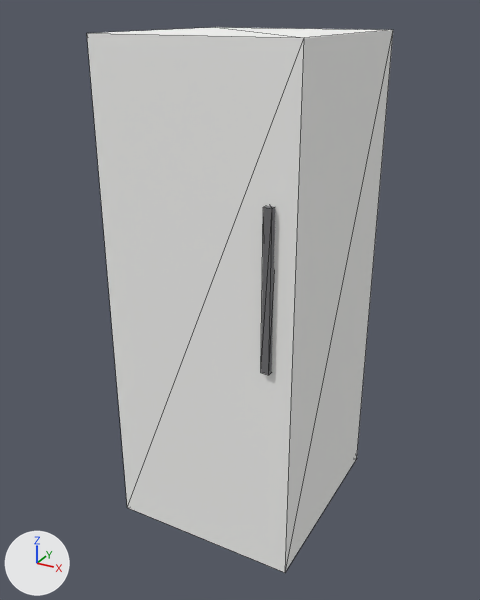
One commit to the glTF model assets/glb/proofing_cabinet.glb: the scene before it, then after it.
Both versions are drawn from a 50 mm camera at (1.15, -2.16, 1.97) aimed at (-0.02, -0.04, 0.91). The axes (+X, +Y, +Z) are drawn at lower left. The lights are the same throughout. The older version comes first. Mesh edges are drawn as thin lines.

Names of what the first picture shows: 'geometry_0_c0', 'geometry_0_c1'.
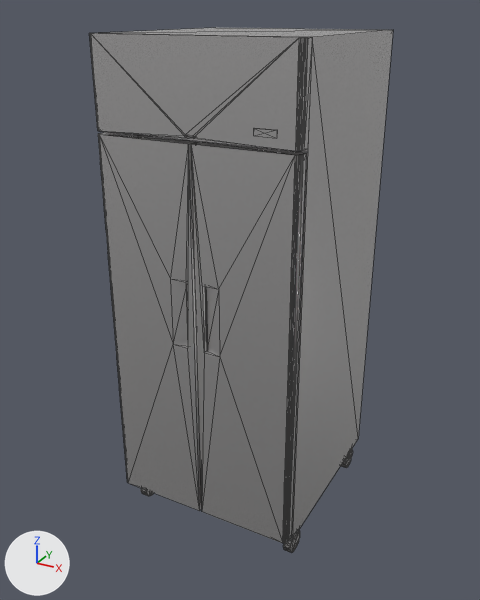
What the commit changed:
Material 'Scene_-_Root' (mat_scene___root) is new.
Its base color is (0.651, 0.639, 0.639) (light grey #d3d1d1).
Its metallic is 0.855.
Its roughness is 0.218.
me_geometry_0_c1 is used by ob_geometry_0_c1; location (0.0, 0.0, 0.0).
me_geometry_0_c1 had 8 vertices, 12 faces and spanned x -0.38..0.38, y -0.4..0.4, z 0.0..1.9.
me_geometry_0_c1 no longer uses material mat_material_1 (white #f8f8f6).
me_geometry_0_c1 now has 642 vertices, 1042 faces and spans x -2.16..2.16, y -1.39..1.39, z 0.0..6.92.
me_geometry_0_c1 part 1: 8 vertices removed from x -0.38..0.38, y -0.4..0.4, z 0.0..1.9; 642 vertices added at x -2.16..2.16, y -1.39..1.39, z 0.0..6.92.
me_geometry_0_c1 gains material mat_scene___root (light grey #d3d1d1).
Object 'geometry_0_c0' (ob_geometry_0_c0) is deleted.
Object 'geometry_0_c1' (ob_geometry_0_c1) is rescaled from (1.0, 1.0, 1.0) to (0.174, 0.288, 0.275).

Where the change shows, as pixel boxes (x1, y1, x2, y2) in the pictures (480 x 600 px):
'geometry_0_c1', reshaped, rescaled, recoloured (white to light grey): before (87, 27, 393, 573); after (89, 28, 393, 553)
'geometry_0_c0', deleted: before (261, 206, 275, 375)
